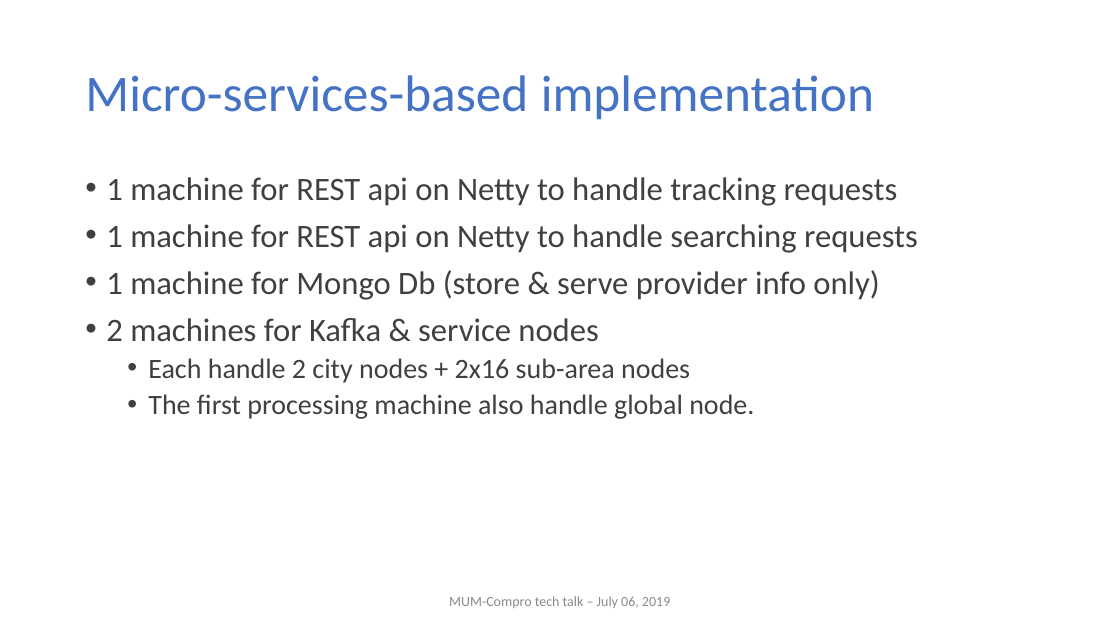
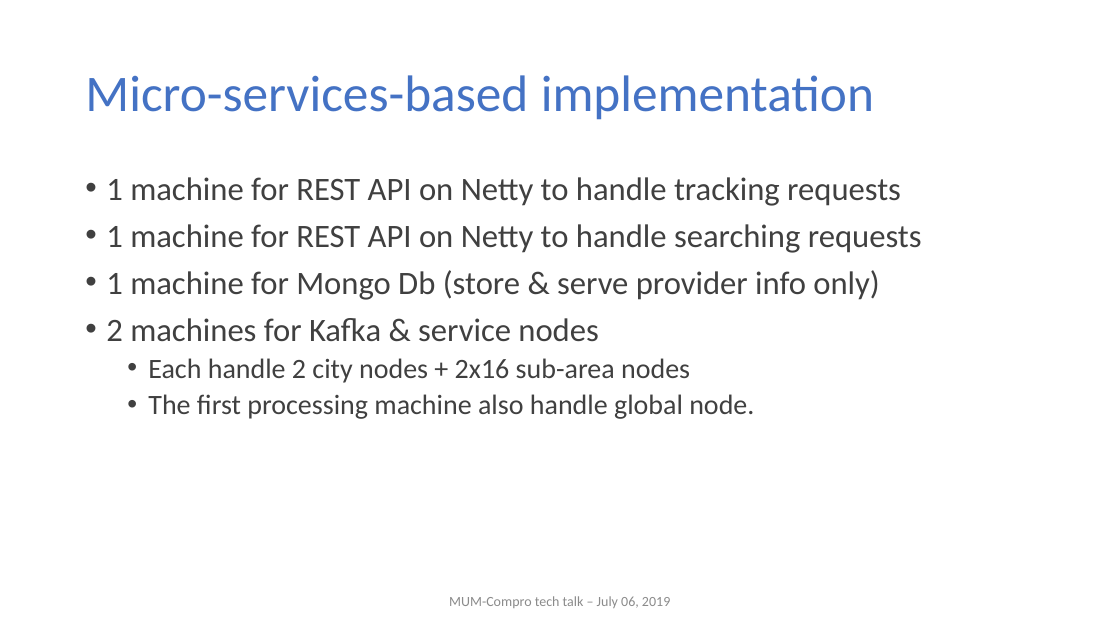
Before and after one commit to nghianghesi/hms, a slide deck: slide 19 of slide.pptx. Drawn at 1120x630 pixels with LibreOffice and Linux fonts; fonts in the diff are those of the drawing; background and template pictures are left out. Boxes give left, top, right and bottom in pixels: in the first picture for what was removed or moved away, otherwise in the second. Text is boxed around its words. In the diff, an @@ line names an element or a change of style, - is before the commit and + after.

```diff
--- a/slide.pptx
+++ b/slide.pptx
@@ text at box(106, 177, 922, 253): text changed @@
-• 1 machine for REST api on Netty to handle tracking requests
-• 1 machine for REST api on Netty to handle searching requests
+• 1 machine for REST API on Netty to handle tracking requests
+• 1 machine for REST API on Netty to handle searching requests
```
Also in this commit, not shown: 7 other slides changed.
